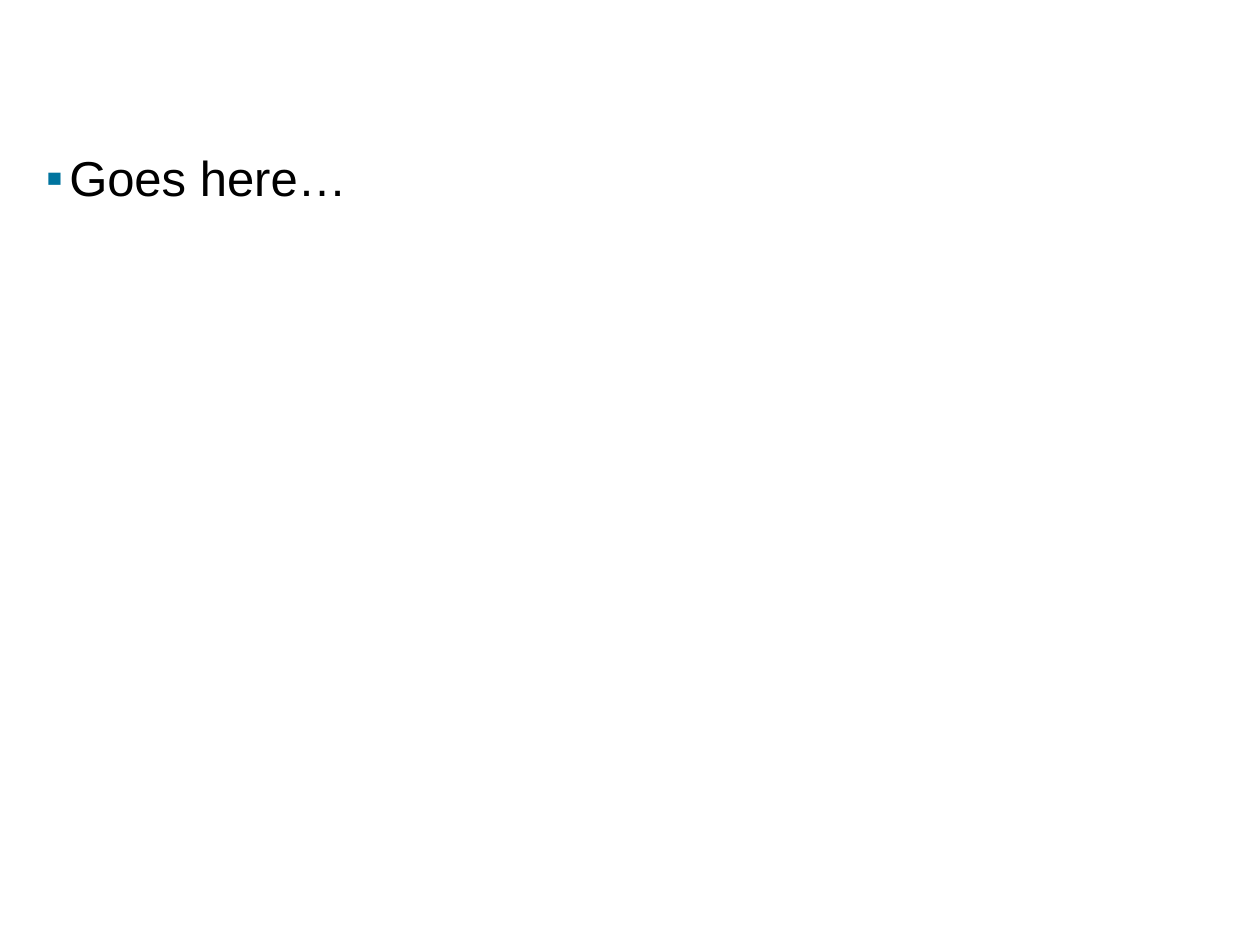
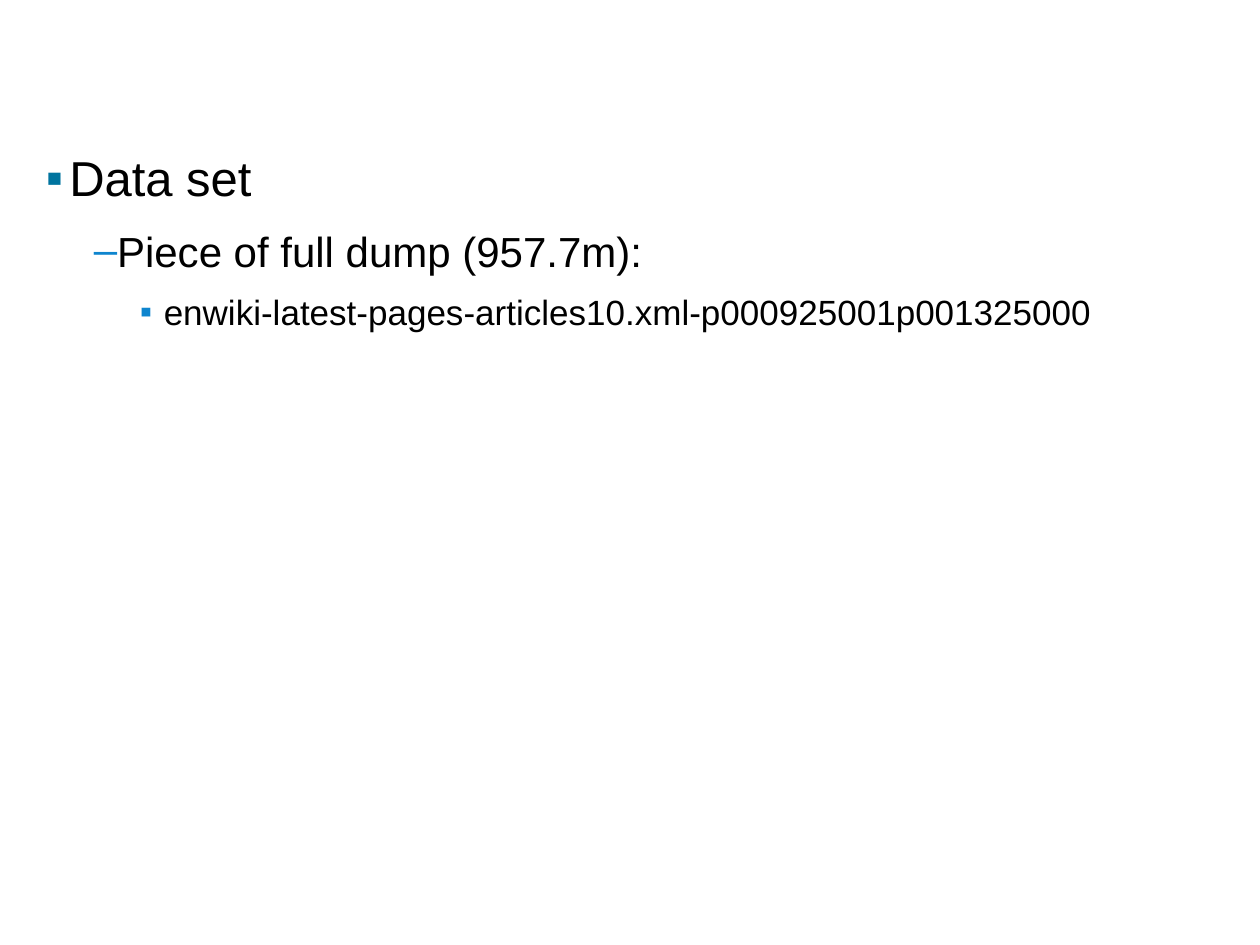
Before and after one commit to seweissman/wikiduper, a slide deck: slide 14 of presentation/NearDupDetectionWikipedia.pptx. Drawn at 1260x945 pixels with LibreOffice and Linux fonts; fonts in the diff are those of the drawing; background and template pictures are left out. Boxes give left, top, right and bottom in pixels: in the first picture for what was removed or moved away, otherwise in the second. Text is boxed around its words. In the diff, an @@ line names an element or a change of style, - is before the commit and + after.

```diff
--- a/presentation/NearDupDetectionWikipedia.pptx
+++ b/presentation/NearDupDetectionWikipedia.pptx
@@ text at (x1=69, y1=162, x2=1091, y2=332): text changed; size 28 to 20 pt @@
-▪ Goes here…
+▪ Data set
+  – Piece of full dump (957.7m):
+    ▪ enwiki-latest-pages-articles10.xml-p000925001p001325000
```
Also in this commit, not shown: 1 other slide changed.
